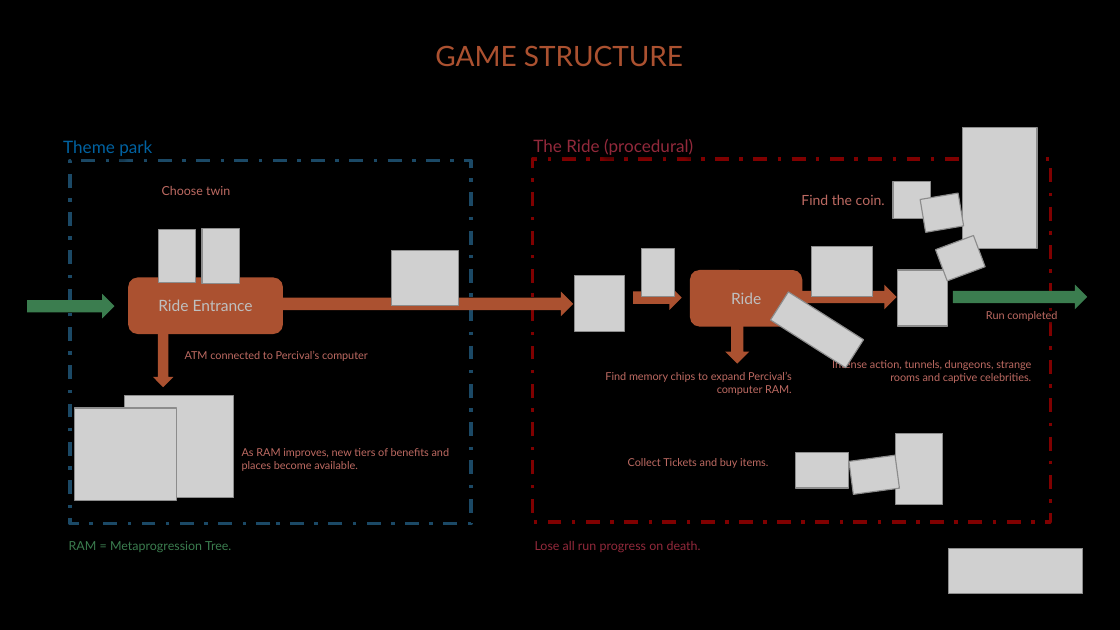
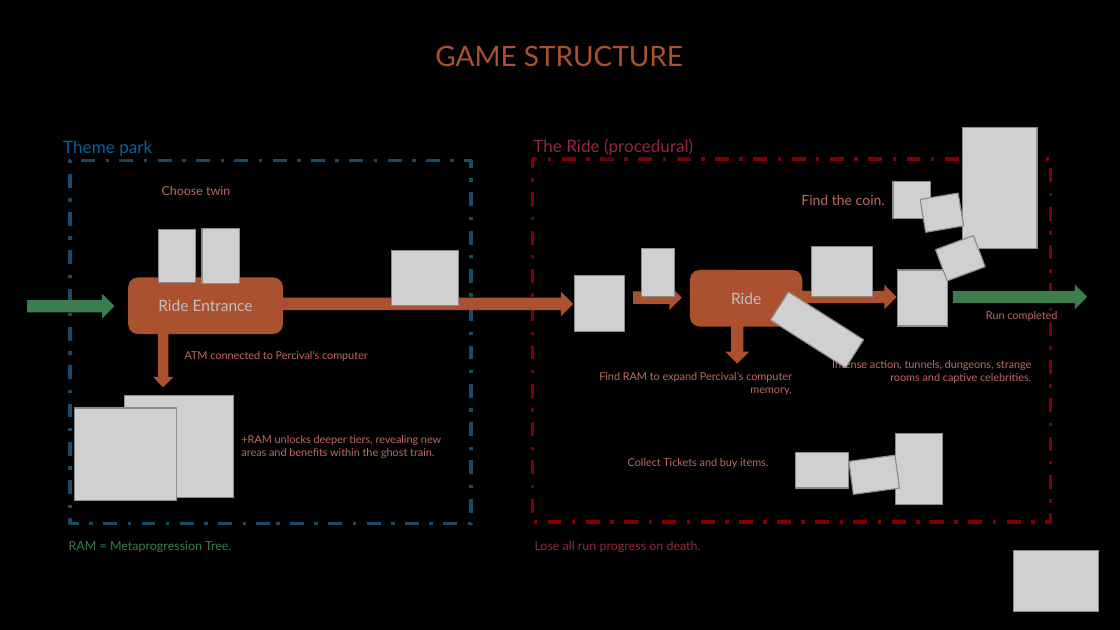
Before and after one commit to diegohcanepa/Remizione, a slide deck: slide 8 of Pitch Deck.pptx. Drawn at 1120x630 pixels with LibreOffice and Linux fonts; fonts in the diff are those of the drawing; grey boxes stand for pictures; background and template pictures are left out. Boxes give left, top, right and bottom in pixels: in the first picture for what was removed or moved away, otherwise in the second. Text is boxed around its words. In the diff, an @@ line names an element or a change of style, - is before the commit and + after.

```diff
--- a/Pitch Deck.pptx
+++ b/Pitch Deck.pptx
@@ text at (599, 372, 792, 395): text changed @@
-Find memory chips to expand Percival’s computer RAM.
+Find RAM to expand Percival’s computer memory.
@@ text at (241, 435, 441, 458): text changed @@
-As RAM improves, new tiers of benefits and places become available.
++RAM unlocks deeper tiers, revealing new areas and benefits within the ghost train.
@@ picture removed at (949, 548, 1083, 594) @@
@@ picture added at (1014, 550, 1099, 612) @@
```
Also in this commit, not shown: 12 other slides changed, 1 slide removed, 18 other files.
